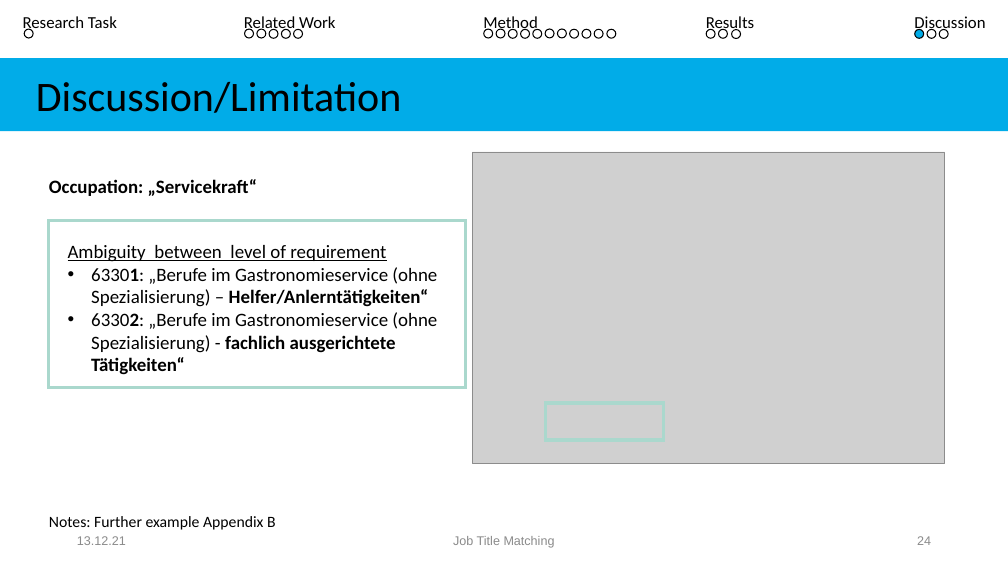
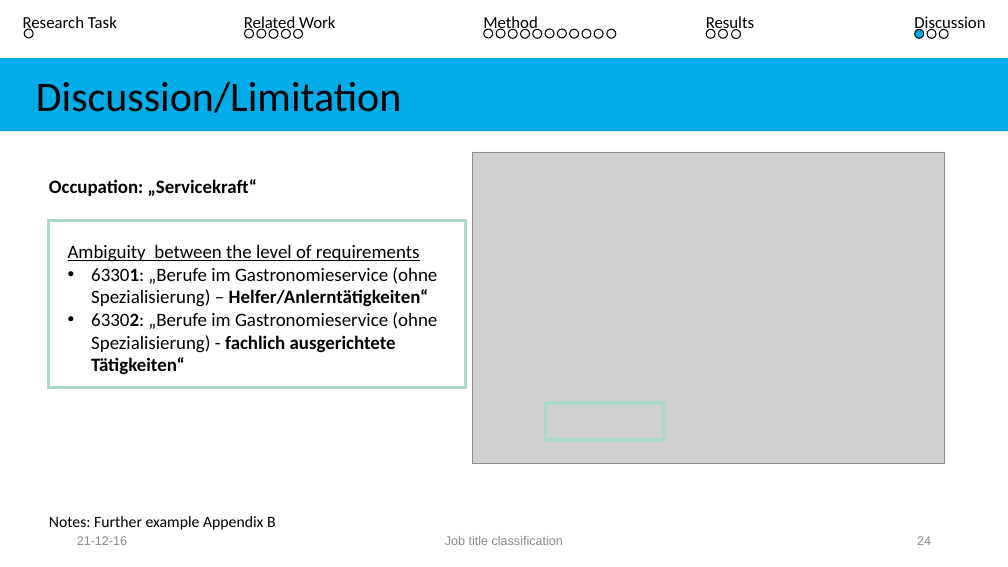
Before and after one commit to Rahkakavee/job-title-matching, a slide deck: slide 24 of presentation/Kolloquium.pptx. Drawn at 1008x567 pixels with LibreOffice and Linux fonts; fonts in the diff are those of the drawing; grey boxes stand for pictures. Boxes give left, top, right and bottom in pixels: in the first picture for what was removed or moved away, otherwise in the second. Text is boxed around its words. In the diff, an @@ line names an element or a change of style, - is before the commit and + after.

```diff
--- a/presentation/Kolloquium.pptx
+++ b/presentation/Kolloquium.pptx
@@ text at <box>68,245,420,262</box>: text changed @@
-Ambiguity between level of requirement
+Ambiguity between the level of requirements
@@ text at <box>77,536,127,545</box>: text changed @@
-13.12.21
+21-12-16
@@ text at <box>445,536,563,545</box>: text changed @@
-Job Title Matching
+Job title classification
```
Also in this commit, not shown: 32 other slides changed, 4 slides added, 4 other files.
